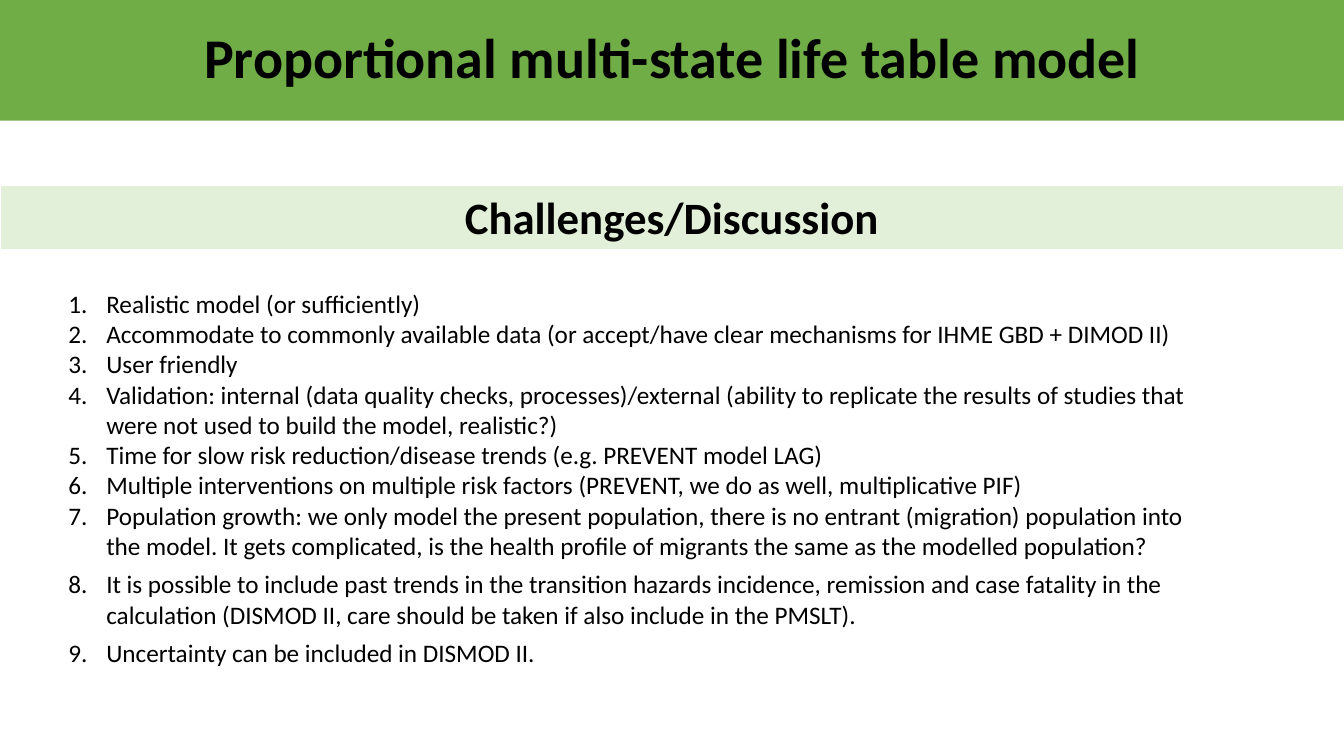
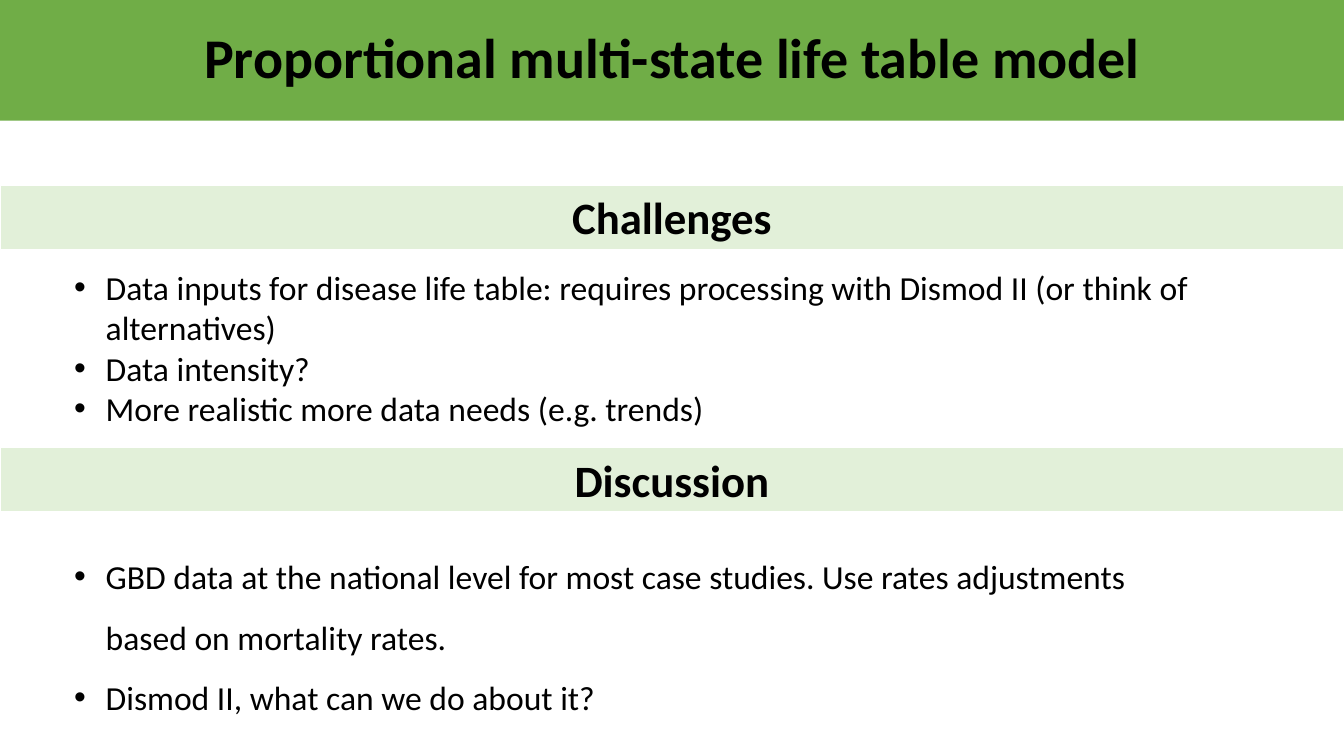
Before and after one commit to ITHIM/ITHIM-R, a slide deck: slide 21 of MSLT/structure/PMSLTframeworkV2.pptx (slide 17 before the commit). Drawn at 1344x756 pixels with LibreOffice and Linux fonts; fonts in the diff are those of the drawing. Boxes give left, top, right and bottom in pixels: in the first picture for what was removed or moved away, otherwise in the second. Text is boxed around its words. In the diff, an @@ line names an element or a change of style, - is before the commit and + after.

Commit message:
WHO data availability

```diff
--- a/MSLT/structure/PMSLTframeworkV2.pptx
+++ b/MSLT/structure/PMSLTframeworkV2.pptx
@@ text in rectangle at box(572, 202, 772, 242): text changed @@
-Challenges/Discussion
+Challenges
@@ text at box(106, 275, 1188, 427): text changed; size 18 to 24 pt @@
-1. Realistic model (or sufficiently)
-2. Accommodate to commonly available data (or accept/have clear mechanisms for IHME GBD + DIMOD II)
-3. User friendly
-4. Validation: internal (data quality checks, processes)/external (ability to replicate the results of studies that were not used to build the model, realistic?)
-5. Time for slow risk reduction/disease trends (e.g. PREVENT model LAG)
-6. Multiple interventions on multiple risk factors (PREVENT, we do as well, multiplicative PIF)
-7. Population growth: we only model the present population, there is no entrant (migration) population into the model. It gets complicated, is the health profile of migrants the same as the modelled population?
-8. It is possible to include past trends in the transition hazards incidence, remission and case fatality in the calculation (DISMOD II, care should be taken if also include in the PMSLT).
-9. Uncertainty can be included in DISMOD II.
+• Data inputs for disease life table: requires processing with Dismod II (or think of alternatives)
+• Data intensity?
+• More realistic more data needs (e.g. trends)
@@ rectangle added at box(0, 448, 1344, 512), fill #E2F0D9, outline #FFFFFF 1 pt, 32 pt, text #000000, bold @@
+Discussion
@@ text added at box(106, 565, 1125, 714), 24 pt, text #000000 @@
+• GBD data at the national level for most case studies. Use rates adjustments based on mortality rates.
+• Dismod II, what can we do about it?
```
Also in this commit, not shown: 7 other slides changed, 6 slides added, 3 slides removed, 8 other files.
